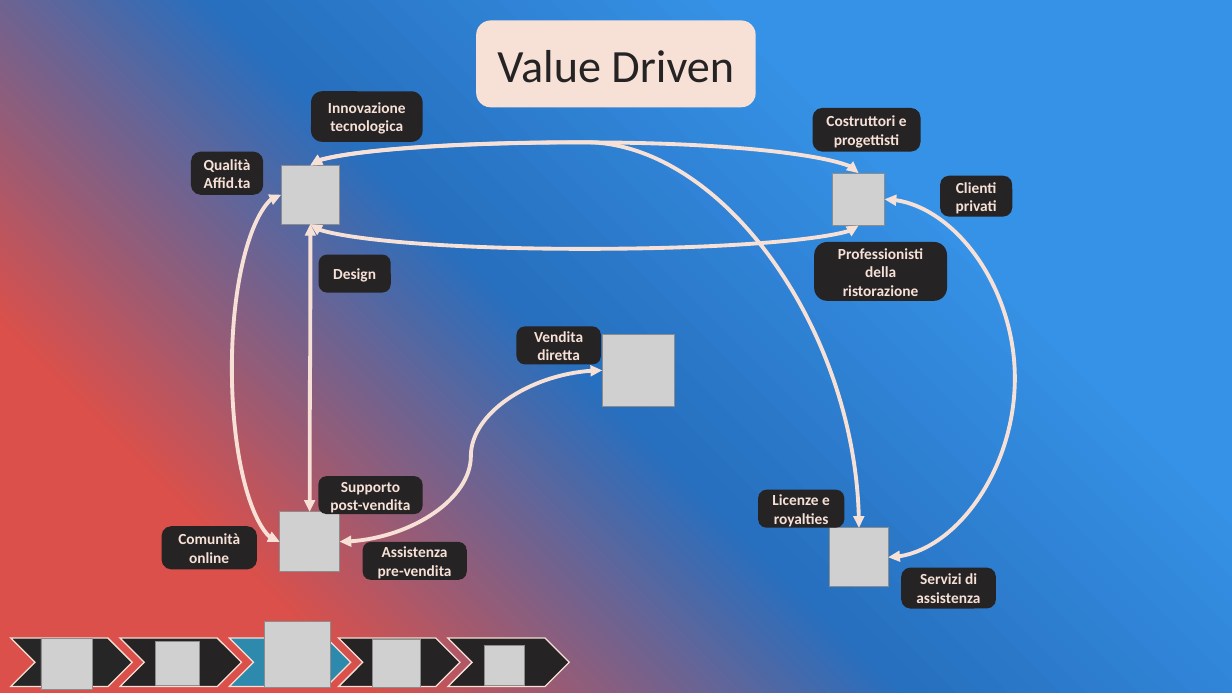
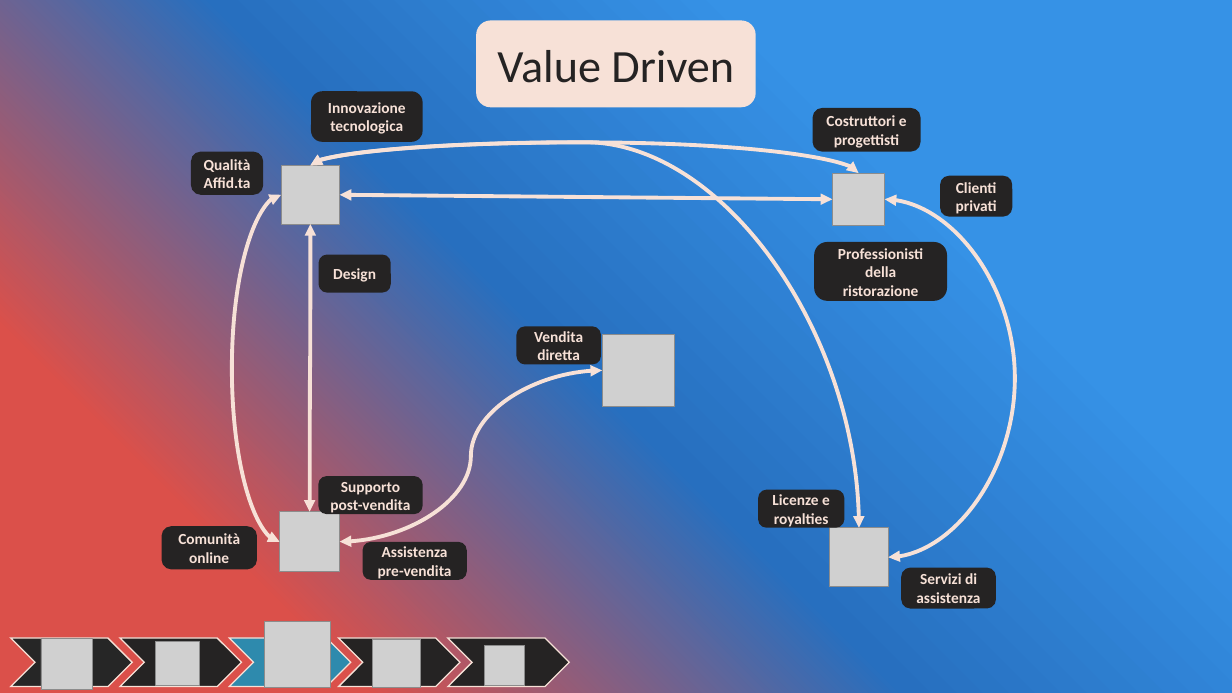
Before and after one commit to OMGitsDrake/PWEOA23-IDueMoschettieri, a slide deck: slide 11 of Elica [I Due Moschettieri].pptx. Drawn at 1232x693 pixels with LibreOffice and Linux fonts; fonts in the diff are those of the drawing; grey boxes stand for pictures. Boxes give left, top, right and bottom in pixels: in the first picture for what was removed or moved away, otherwise in the second. Text is boxed around its words. In the diff, an @@ line names an element or a change of style, - is before the commit and + after.

```diff
--- a/Elica [I Due Moschettieri].pptx
+++ b/Elica [I Due Moschettieri].pptx
@@ double arrow added from (340, 195) to (833, 200), #F7E1D7 3 pt @@
@@ curved double arrow removed from (311, 225) to (859, 226) @@
```
Also in this commit, not shown: 3 other slides changed.
